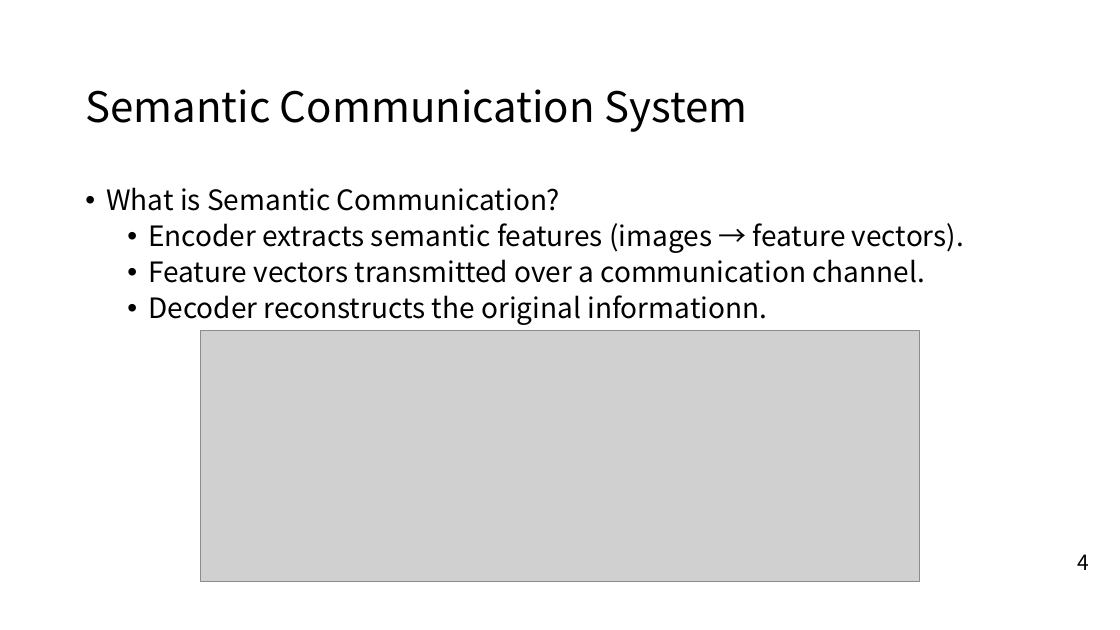
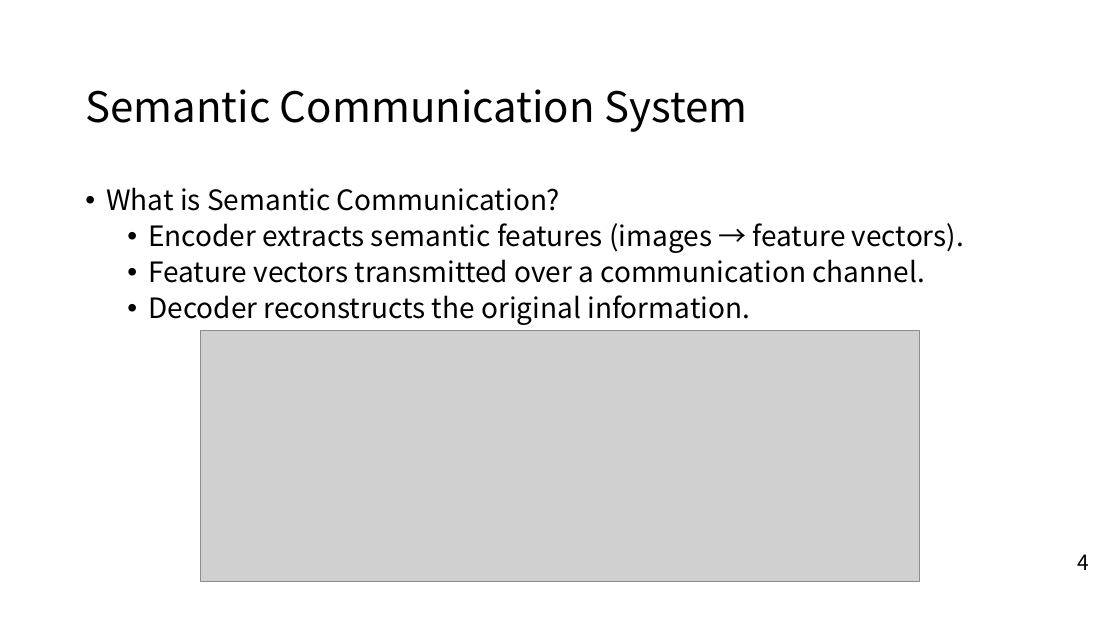
Before and after one commit to GSUGroup/GroupMeetingSchedule, a slide deck: slide 4 of Slides/Ziyang Wei/Detecting Backdoor Attacks via Similarity in Semantic Communication Systems.pptx. Drawn at 1120x630 pixels with LibreOffice and Linux fonts; fonts in the diff are those of the drawing; grey boxes stand for pictures; background and template pictures are left out. Boxes give left, top, right and bottom in pixels: in the first picture for what was removed or moved away, otherwise in the second. Text is boxed around its words. In the diff, an @@ line names an element or a change of style, - is before the commit and + after.

```diff
--- a/Slides/Ziyang Wei/Detecting Backdoor Attacks via Similarity in Semantic Communication Systems.pptx
+++ b/Slides/Ziyang Wei/Detecting Backdoor Attacks via Similarity in Semantic Communication Systems.pptx
@@ text at (148,295,750,325): text changed @@
-  • Decoder reconstructs the original informationn.
+  • Decoder reconstructs the original information.
```
